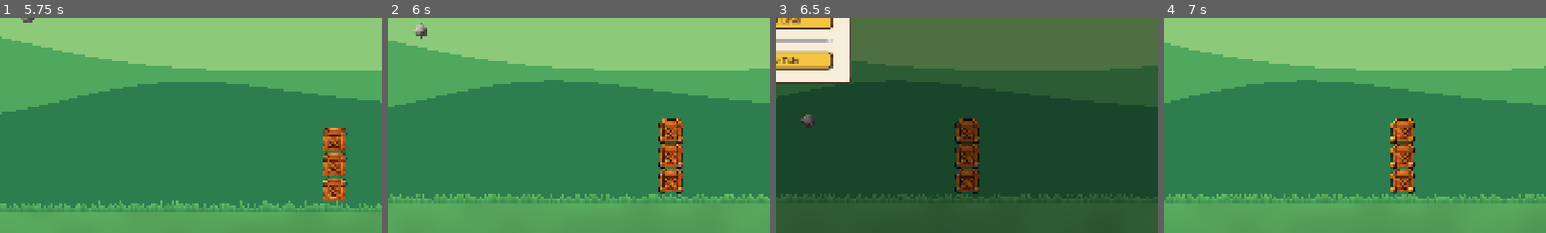
Above: before the commit, frames 1-4 (left to right).
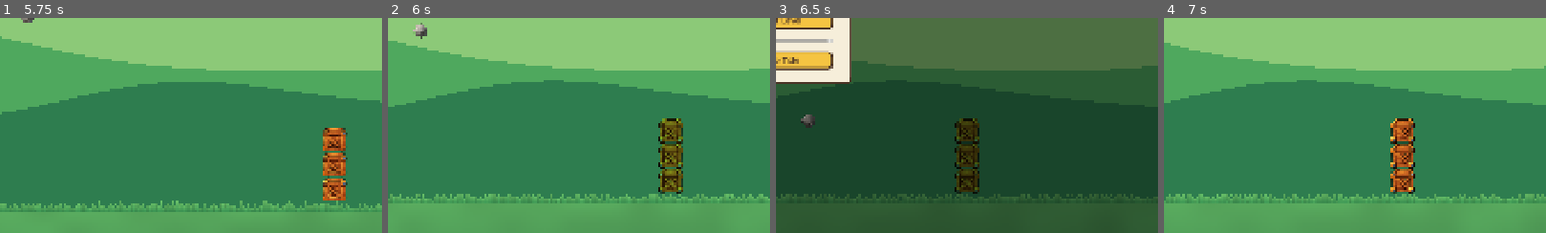
Above: after the commit, the same moments.

Repository: hazlema/kingdom-crumble
Game: Godot game, scene res://scenes/main_menu.tscn
Two runs of this game, one before a commit and one after it. Both use one fixed random seed, a clock stepped at 60 frames per second and the inputs below.
Inputs (mouse positions are % of the whole screen's width and height, from its top left):
- Up to frame 1 (5.75 s): click "🌿 Chill" at 0.5 s; click "MENU" at 1.25 s; click "Restart Level" at 2 s; tap Enter (advance) at 2.75, 2.85 s; move the mouse to (72, 45) at 2.77 s; hold . (scout_right) 2.78-3.5 s; click (72, 45) at 2.92 s; tap Left (aim_left) at 3.05 s; drag from (30, 55) to (45, 70) at 3.52 s; move the mouse to (60, 28) at 4.27 s; hold . (scout_right) 4.28-5 s; hold Space (fire) 4.28-5 s; tap Right (aim_right) at 4.35 s; drag from (45, 70) to (20, 35) at 5.02 s
- Up to frame 2 (6 s): move the mouse to (80, 65) at 5.77 s; hold , (scout_left) from 5.78 s (still down); hold H (check, bound only after the commit) from 5.78 s (still down)
- Up to frame 3 (6.5 s): keep holding , (scout_left); keep holding H (check, bound only after the commit); tap Enter (advance) at 6.05 s; tap Escape (menu) at 6.4 s
- Up to frame 4 (7 s): release , (scout_left) at 6.5 s; release H (check, bound only after the commit) at 6.5 s; click "Restart Level" at 6.5 s
The pictures show only the part of the screen within x 50-100%, y 50-100%; the shares and areas given below are measured in that part.

Frame 1 is identical in both runs. In frame 2, 1.8% of the frame differs, in the area x 70-78%, y 46-81%; in frame 3, 1.5%; in frame 4, nothing differs.

Commit message:
feat: data-driven levels — generic level scene + LevelLayout resources
The bones rethink: levels are now pure data (LevelLayout: title,
author, shots_override, crate positions) loaded by one generic
scenes/level.tscn that spawns its own crates. Built-ins live in
res://levels/ (meadow.tres = old level 1); player-made levels go to
user://levels/ via LevelStore (list/load/save, tested roundtrip) —
single shareable files, the foundation for the in-game editor.
Level.next_layout_path is the jump-to-any-level hook. Also: hold H
tints crates green (standing) / red (down).

Co-Authored-By: Claude Fable 5 <noreply@anthropic.com>

Diff:
--- /dev/null
+++ b/levels/meadow.tres
@@ -0,0 +1,10 @@
+[gd_resource type="Resource" script_class="LevelLayout" load_steps=2 format=3]
+
+[ext_resource type="Script" path="res://src/level/level_layout.gd" id="1"]
+
+[resource]
+script = ExtResource("1")
+title = "Meadow"
+author = "Kingdom Crumble"
+shots_override = 0
+crates = Array[Vector2]([Vector2(1400, 572), Vector2(1400, 516), Vector2(1400, 460)])
--- a/scenes/level_01.tscn
+++ b/scenes/level.tscn
@@ -1,8 +1,7 @@
-[gd_scene format=3 uid="uid://oecensh677nb"]
+[gd_scene format=3 uid="uid://generic1evel1"]
 
 [ext_resource type="Script" uid="uid://cc3vgthsekso7" path="res://src/level/level.gd" id="1"]
 [ext_resource type="PackedScene" uid="uid://dlyvvat2i7oqh" path="res://scenes/trebuchet.tscn" id="2"]
-[ext_resource type="PackedScene" uid="uid://bk81fht7me64c" path="res://scenes/crate.tscn" id="3"]
 [ext_resource type="Script" uid="uid://g3anjwx2773" path="res://src/camera/camera_director.gd" id="4"]
 [ext_resource type="PackedScene" path="res://scenes/hud.tscn" id="5"]
 [ext_resource type="PackedScene" path="res://scenes/background.tscn" id="6"]
@@ -44,15 +43,6 @@
 [node name="Trebuchet" parent="." unique_id=1781874464 instance=ExtResource("2")]
 position = Vector2(200, 600)
 
-[node name="Crate1" parent="." unique_id=637987339 groups=["crates"] instance=ExtResource("3")]
-position = Vector2(1400, 572)
-
-[node name="Crate2" parent="." unique_id=1562248210 groups=["crates"] instance=ExtResource("3")]
-position = Vector2(1400, 516)
-
-[node name="Crate3" parent="." unique_id=702777028 groups=["crates"] instance=ExtResource("3")]
-position = Vector2(1400, 460)
-
 [node name="CameraDirector" type="Camera2D" parent="." unique_id=1862764469]
 position = Vector2(800, 160)
 limit_left = -400
--- a/src/level/level.gd
+++ b/src/level/level.gd
@@ -5,15 +5,23 @@
 enum State { AIMING, FLIGHT, RESOLVING, CLEARED, FAILED }
 
 const STONE_SCENE := preload("res://scenes/stone.tscn")
+const CRATE_SCENE := preload("res://scenes/crate.tscn")
+const DEFAULT_LAYOUT := "res://levels/meadow.tres"
 const RESOLVE_MIN := 1.5
 const RESOLVE_MAX := 6.0
 
+# Set this before changing to the level scene to play any layout —
+# built-in, or a player-made file from user://levels/.
+static var next_layout_path := ""
+
+var layout: LevelLayout
 var state := State.AIMING
 var shots_left := 0
 var _resolve_clock := 0.0
 var _ledger := LeanLedger.new()
 var _active_stone: Stone
 var _backdrop := BackdropMode.new()
+var _checking := false
 
 @onready var trebuchet: Trebuchet = $Trebuchet
 @onready var cam: CameraDirector = $CameraDirector
@@ -22,7 +30,13 @@
 func _ready() -> void:
 	if Settings.preset == null:
 		Settings.load_tier("chill")
-	shots_left = Settings.preset.shots_per_level
+	var path := next_layout_path if next_layout_path != "" else DEFAULT_LAYOUT
+	layout = LevelStore.load_layout(path)
+	if layout == null:
+		layout = LevelStore.load_layout(DEFAULT_LAYOUT)
+	_spawn_crates()
+	shots_left = layout.shots_override if layout.shots_override > 0 \
+		else Settings.preset.shots_per_level
 	hud.set_shots(shots_left)
 	Music.play_tier(Settings.tier)
 	trebuchet.fired.connect(_on_fired)
@@ -39,6 +53,7 @@
 func _physics_process(delta: float) -> void:
 	if Input.is_action_just_pressed("backdrop_toggle"):
 		_apply_backdrop_alpha(_backdrop.toggle())
+	_update_crate_check()
 	match state:
 		State.AIMING:
 			trebuchet.process_aim(delta)
@@ -57,6 +72,13 @@
 		State.CLEARED, State.FAILED:
 			if Input.is_action_just_pressed("advance"):
 				get_tree().reload_current_scene()
+
+func _spawn_crates() -> void:
+	for pos in layout.crates:
+		var crate: Crate = CRATE_SCENE.instantiate()
+		crate.position = pos
+		crate.add_to_group("crates")
+		add_child(crate)
 
 func _on_fired(velocity: Vector2) -> void:
 	shots_left -= 1
@@ -100,6 +122,21 @@
 				await get_tree().create_timer(1.2).timeout
 				hud.clear_banner()
 
+# Hold H: standing crates glow green, fallen ones red — what's left
+# to hit at a glance. Preserves backdrop-mode alpha.
+func _update_crate_check() -> void:
+	var want := Input.is_action_pressed("check")
+	if want == _checking:
+		return
+	_checking = want
+	for crate in _crates():
+		var a: float = crate.modulate.a
+		var c := Color.WHITE
+		if _checking:
+			c = Color(0.55, 1.0, 0.55) if crate.is_standing() else Color(1.0, 0.45, 0.45)
+		c.a = a
+		crate.modulate = c
+
 func _apply_backdrop_alpha(alpha: float) -> void:
 	var targets: Array = [trebuchet]
 	targets.append_array(_crates())
--- /dev/null
+++ b/src/level/level_layout.gd
@@ -0,0 +1,12 @@
+class_name LevelLayout
+extends Resource
+
+# A level as pure data — the generic level scene builds itself from
+# one of these. Built-ins ship in res://levels/; player-made levels
+# save to user://levels/ so they can be shared as single files.
+# (Future: crate types, critters, decorations.)
+
+@export var title := "Untitled"
+@export var author := ""
+@export var shots_override := 0  # 0 = use the difficulty preset
+@export var crates: Array[Vector2] = []
--- /dev/null
+++ b/src/level/level_store.gd
@@ -0,0 +1,38 @@
+class_name LevelStore
+extends RefCounted
+
+# Finds and persists LevelLayout files. Built-ins live in the project;
+# player-made levels live in the per-user data dir (user:// — survives
+# updates, works on every platform including web).
+
+const BUILTIN_DIR := "res://levels"
+const USER_DIR := "user://levels"
+
+static func list_builtin() -> Array[String]:
+	return _list(BUILTIN_DIR)
+
+static func list_user() -> Array[String]:
+	return _list(USER_DIR)
+
+static func load_layout(path: String) -> LevelLayout:
+	if not ResourceLoader.exists(path):
+		return null
+	return load(path) as LevelLayout
+
+static func save_user(layout: LevelLayout, name: String) -> String:
+	DirAccess.make_dir_recursive_absolute(USER_DIR)
+	var path := "%s/%s.tres" % [USER_DIR, name.validate_filename()]
+	var err := ResourceSaver.save(layout, path)
+	return path if err == OK else ""
+
+static func _list(dir_path: String) -> Array[String]:
+	var out: Array[String] = []
+	var dir := DirAccess.open(dir_path)
+	if dir == null:
+		return out
+	for file in dir.get_files():
+		var fname := file.trim_suffix(".remap")
+		if fname.get_extension() == "tres":
+			out.append("%s/%s" % [dir_path, fname])
+	out.sort()
+	return out
--- a/src/settings/game_input.gd
+++ b/src/settings/game_input.gd
@@ -8,6 +8,7 @@
 	"scout_left": [KEY_COMMA, KEY_Q],
 	"scout_right": [KEY_PERIOD, KEY_E],
 	"menu": [KEY_ESCAPE],
+	"check": [KEY_H],
 	"backdrop_toggle": [KEY_B],
 }
 
--- a/src/ui/main_menu.gd
+++ b/src/ui/main_menu.gd
@@ -8,7 +8,7 @@
 
 func _start(tier: String) -> void:
 	Settings.load_tier(tier)
-	get_tree().change_scene_to_file("res://scenes/level_01.tscn")
+	get_tree().change_scene_to_file("res://scenes/level.tscn")
 
 func _quit() -> void:
 	get_tree().quit()
--- a/tests/unit/test_game_input.gd
+++ b/tests/unit/test_game_input.gd
@@ -2,7 +2,7 @@
 
 func test_actions_registered():
 	GameInput.ensure_actions()
-	for action in ["aim_left", "aim_right", "fire", "advance", "scout_left", "scout_right", "menu", "backdrop_toggle"]:
+	for action in ["aim_left", "aim_right", "fire", "advance", "scout_left", "scout_right", "menu", "check", "backdrop_toggle"]:
 		assert_true(InputMap.has_action(action), action)
 
 func test_ensure_actions_is_idempotent():
--- /dev/null
+++ b/tests/unit/test_level_layout.gd
@@ -0,0 +1,24 @@
+extends GutTest
+
+func test_builtin_meadow_loads():
+	var layout := LevelStore.load_layout("res://levels/meadow.tres")
+	assert_not_null(layout)
+	assert_eq(layout.crates.size(), 3)
+	assert_eq(layout.title, "Meadow")
+
+func test_user_save_load_roundtrip():
+	var layout := LevelLayout.new()
+	layout.title = "Test Tower"
+	layout.author = "gut"
+	layout.crates = [Vector2(100, 100), Vector2(100, 44)]
+	var path := LevelStore.save_user(layout, "gut_test_level")
+	assert_ne(path, "")
+	var loaded := LevelStore.load_layout(path)
+	assert_not_null(loaded)
+	assert_eq(loaded.title, "Test Tower")
+	assert_eq(loaded.crates.size(), 2)
+	assert_true(LevelStore.list_user().has(path))
+	DirAccess.remove_absolute(path)
+
+func test_missing_layout_returns_null():
+	assert_null(LevelStore.load_layout("res://levels/nope.tres"))
--- a/tests/unit/test_level_scene.gd
+++ b/tests/unit/test_level_scene.gd
@@ -1,16 +1,16 @@
 # tests/unit/test_level_scene.gd
 extends GutTest
 
-func test_level_01_crates_in_group():
+func test_level_crates_in_group():
 	Settings.load_tier("chill")
-	var packed: PackedScene = load("res://scenes/level_01.tscn")
+	var packed: PackedScene = load("res://scenes/level.tscn")
 	var level = add_child_autofree(packed.instantiate())
 	assert_eq(get_tree().get_nodes_in_group("crates").size(), 3,
-		"level_01 should have 3 nodes in group 'crates'")
+		"level should have 3 nodes in group 'crates'")
 
-func test_level_01_required_nodes_present():
+func test_level_required_nodes_present():
 	Settings.load_tier("chill")
-	var packed: PackedScene = load("res://scenes/level_01.tscn")
+	var packed: PackedScene = load("res://scenes/level.tscn")
 	var level = add_child_autofree(packed.instantiate())
 	assert_not_null(level.get_node_or_null("Trebuchet"), "Trebuchet must exist")
 	assert_not_null(level.get_node_or_null("CameraDirector"), "CameraDirector must exist")
Not shown, added: src/level/level_layout.gd.uid
Not shown, added: src/level/level_store.gd.uid
Not shown, added: tests/unit/test_level_layout.gd.uid
